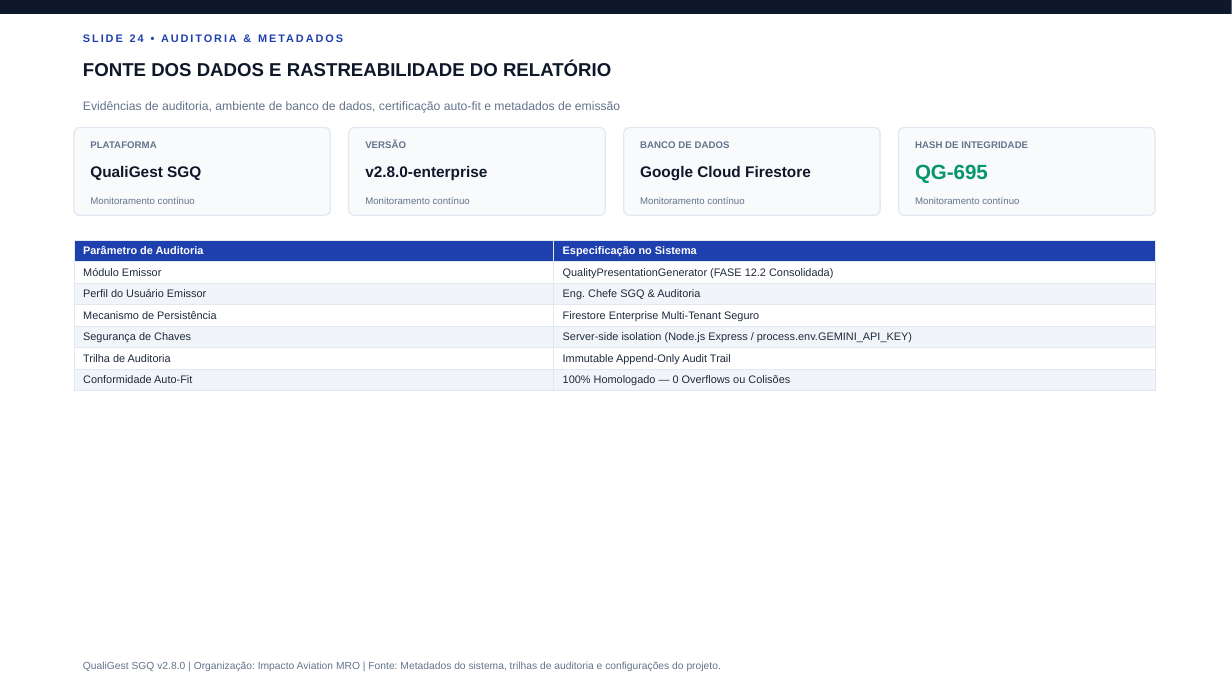
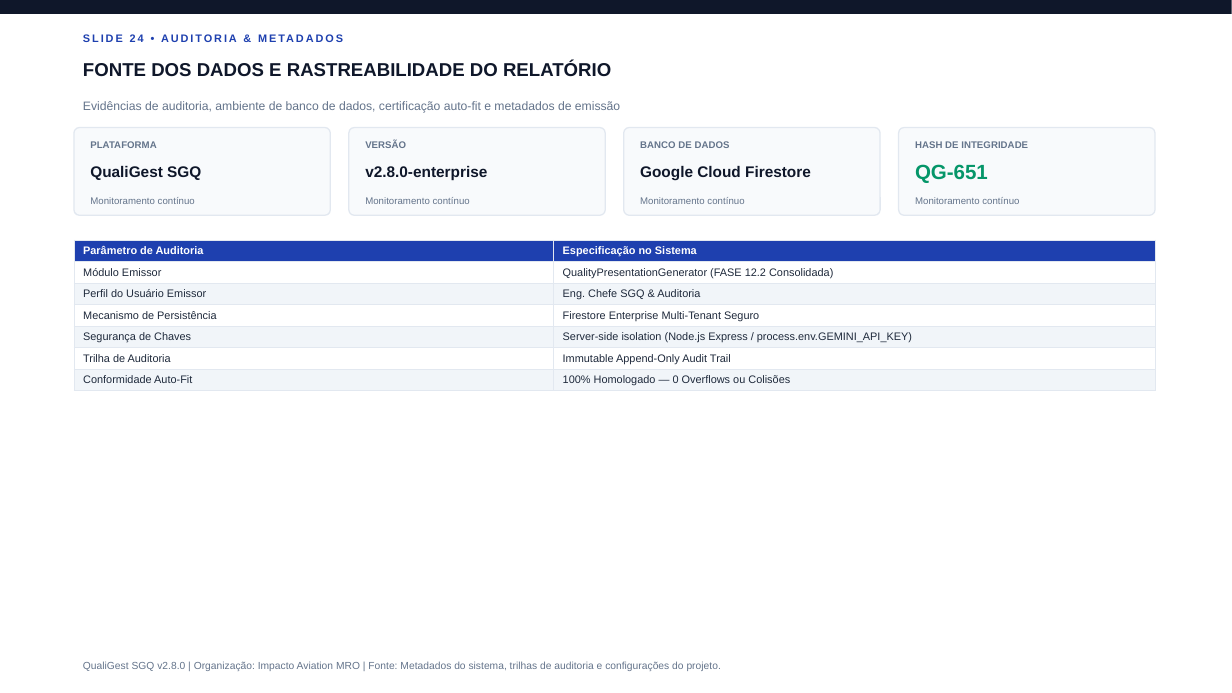
Before and after one commit to fabioteraoka/QualyQuest, a slide deck: slide 24 of pptx_1_normal.pptx. Drawn at 1232x693 pixels with LibreOffice and Linux fonts; fonts in the diff are those of the drawing. Boxes give left, top, right and bottom in pixels: in the first picture for what was removed or moved away, otherwise in the second. Text is boxed around its words. In the diff, an @@ line names an element or a change of style, - is before the commit and + after.

```diff
--- a/pptx_1_normal.pptx
+++ b/pptx_1_normal.pptx
@@ text at <box>915,164,988,183</box>: text changed @@
-QG-695
+QG-651
```
Also in this commit, not shown: 5 other slides changed, 4 other files.
